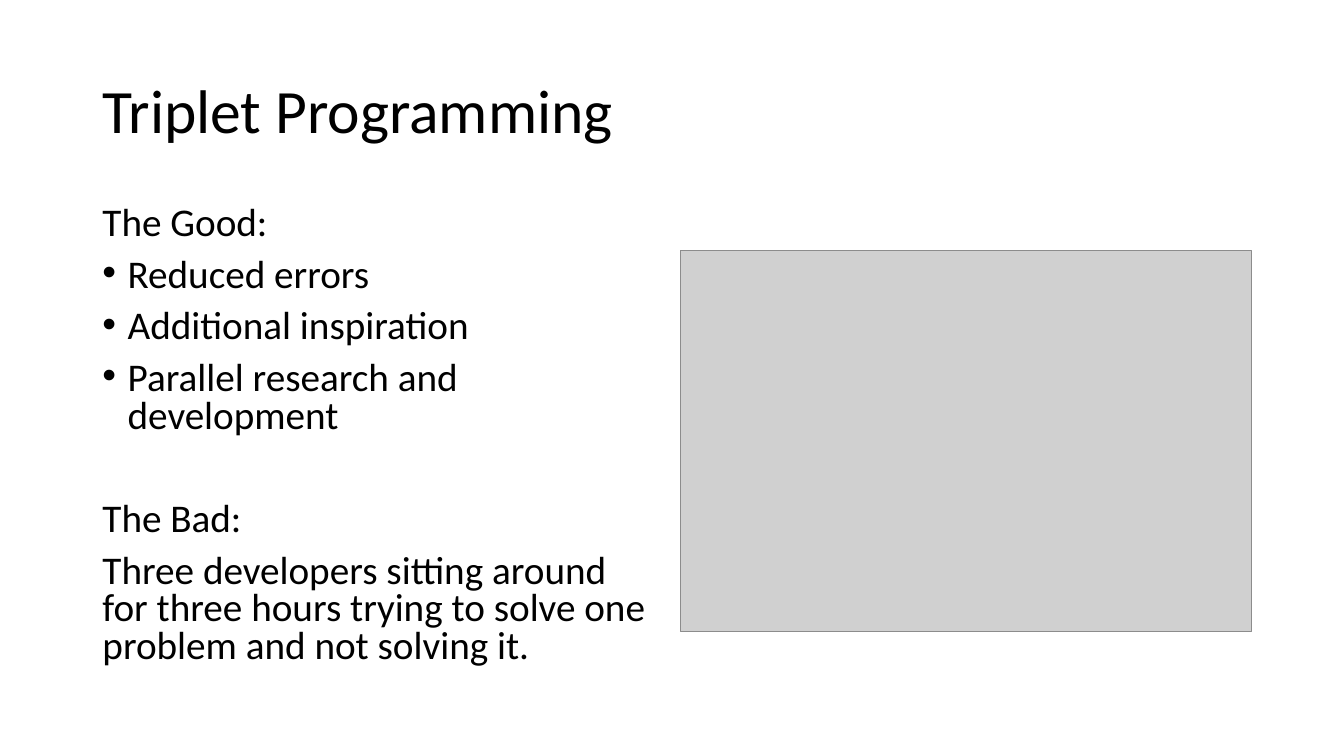
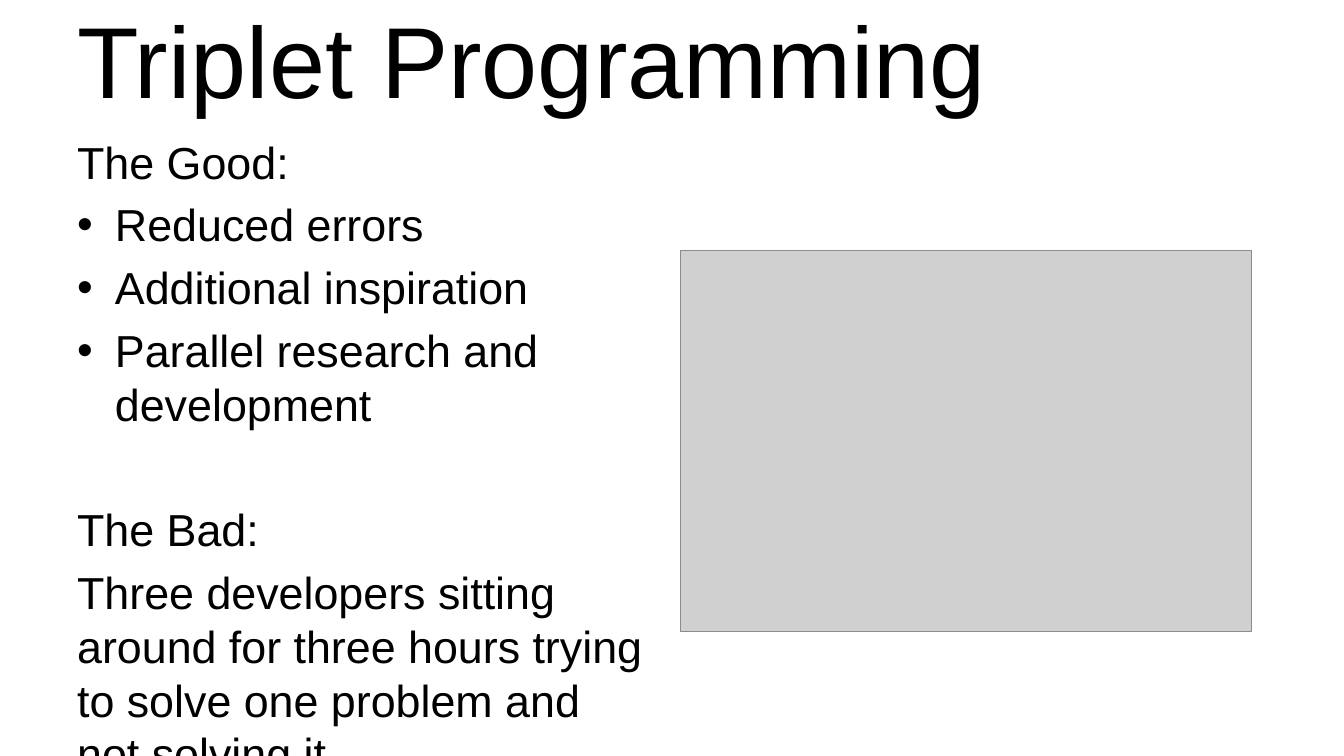
Before and after one commit to csgray/cs372-battleship, a slide deck: slide 5 of development_process/presentation.pptx. Drawn at 1344x756 pixels with LibreOffice and Linux fonts; fonts in the diff are those of the drawing; grey boxes stand for pictures; background and template pictures are left out. Boxes give left, top, right and bottom in pixels: in the first picture for what was removed or moved away, otherwise in the second. Text is boxed around its words. In the diff, an @@ line names an element or a change of style, - is before the commit and + after.

Commit message:
added some color and resized a smidge

```diff
--- a/development_process/presentation.pptx
+++ b/development_process/presentation.pptx
@@ title "Triplet Programming": place and size @@
-title "Triplet Programming" at (102,90,612,144)
+title "Triplet Programming" at (77,25,986,116)
@@ title "Triplet Programming" at (77,25,986,116): size 44 to 72 pt, font Calibri to Arial; line spacing 0.9 to 1 @@
@@ text "The Good:": place and size @@
-text "The Good:" at (102,208,645,666)
+text "The Good:" at (77,146,643,725)
@@ text "The Good:" at (77,146,643,725): size 28 to 32 pt, font Calibri to Arial; line spacing 0.8 to 1; less space between paragraphs; indent changed @@
```
Also in this commit, not shown: 8 other slides changed.
